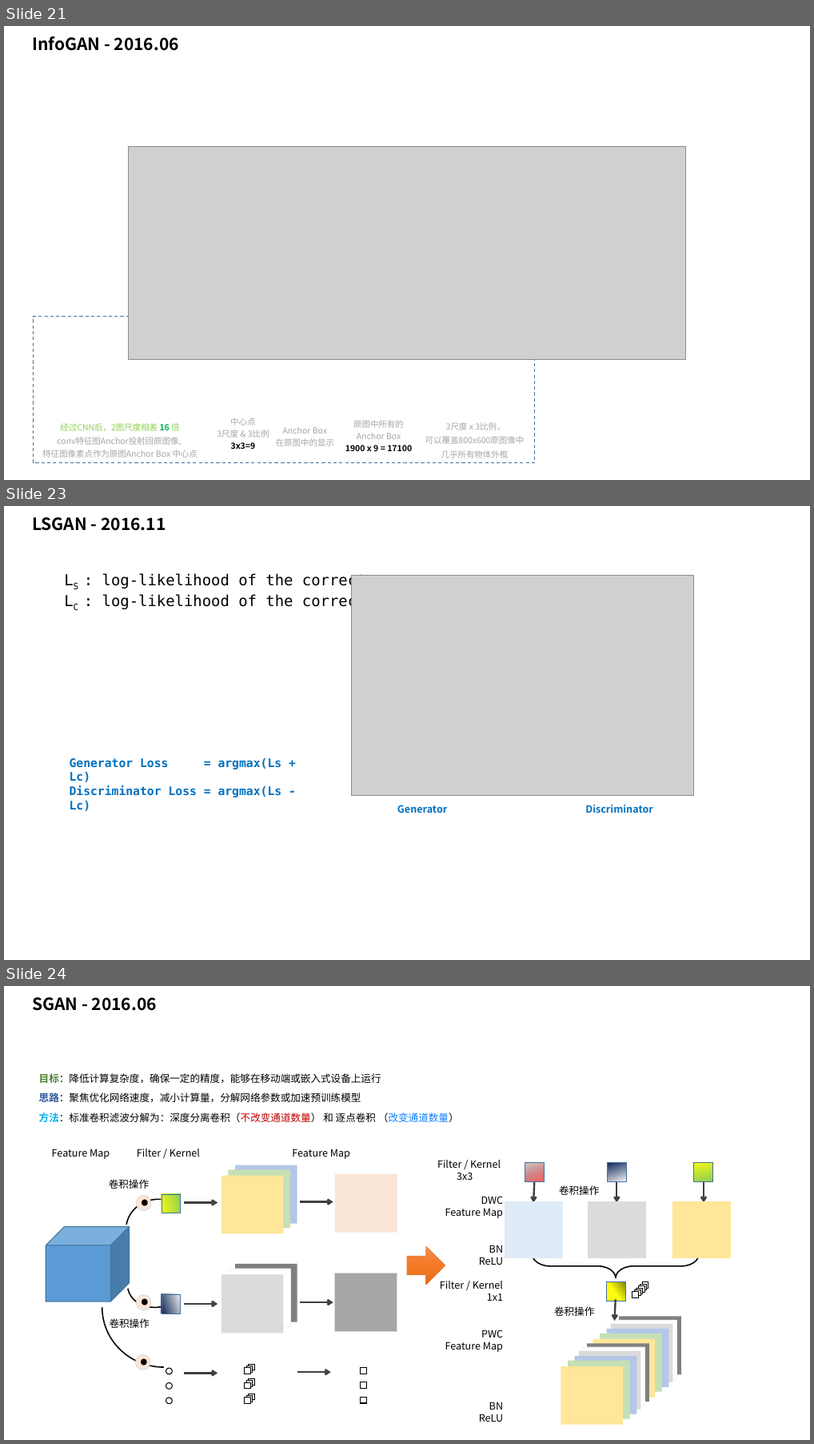
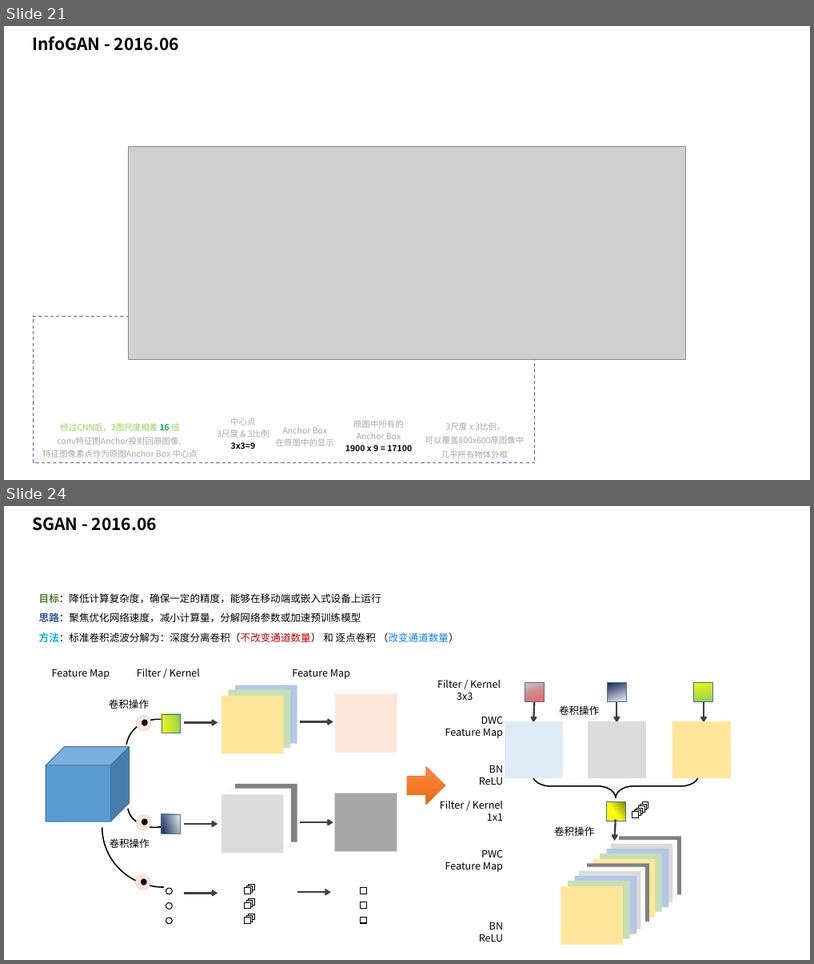
Before and after one commit to taylorguo/GAN_Understanding_Practicing, a slide deck: GAN_Understanding/GANunderstanding.pptx. Shown one above the other, each under a label of ours: slides 21, 23 and 24 before the commit, slides 21 and 24 after it; the slides between them are not shown. The pictures are 814x1444 and 814x964 pixels, drawn with LibreOffice and Linux fonts; fonts in the diff are those of the drawing; grey boxes stand for pictures. Boxes give left, top, right and bottom in pixels: in the first picture for what was removed or moved away, otherwise in the second. Text is boxed around its words. In the diff, an @@ line names an element or a change of style, - is before the commit and + after.

```diff
--- a/GAN_Understanding/GANunderstanding.pptx
+++ b/GAN_Understanding/GANunderstanding.pptx
@@ slide 23 removed at bbox=[4, 506, 810, 960], background #FFFFFF @@
@@ text removed at bbox=[32, 517, 166, 531] @@
-LSGAN - 2016.11
@@ text removed at bbox=[102, 573, 430, 610] @@
-LS : log-likelihood of the correct source
-LC : log-likelihood of the correct class
@@ picture removed at bbox=[352, 575, 694, 795] @@
@@ text removed at bbox=[70, 758, 282, 797] @@
-Generator Loss = argmax(Ls + Lc)
-Discriminator Loss = argmax(Ls - Lc)
@@ text removed at bbox=[398, 804, 654, 812] @@
-Generator Discriminator
```
Also in this commit, not shown: 1 slide changed, 1 slide added, 3 other files.
